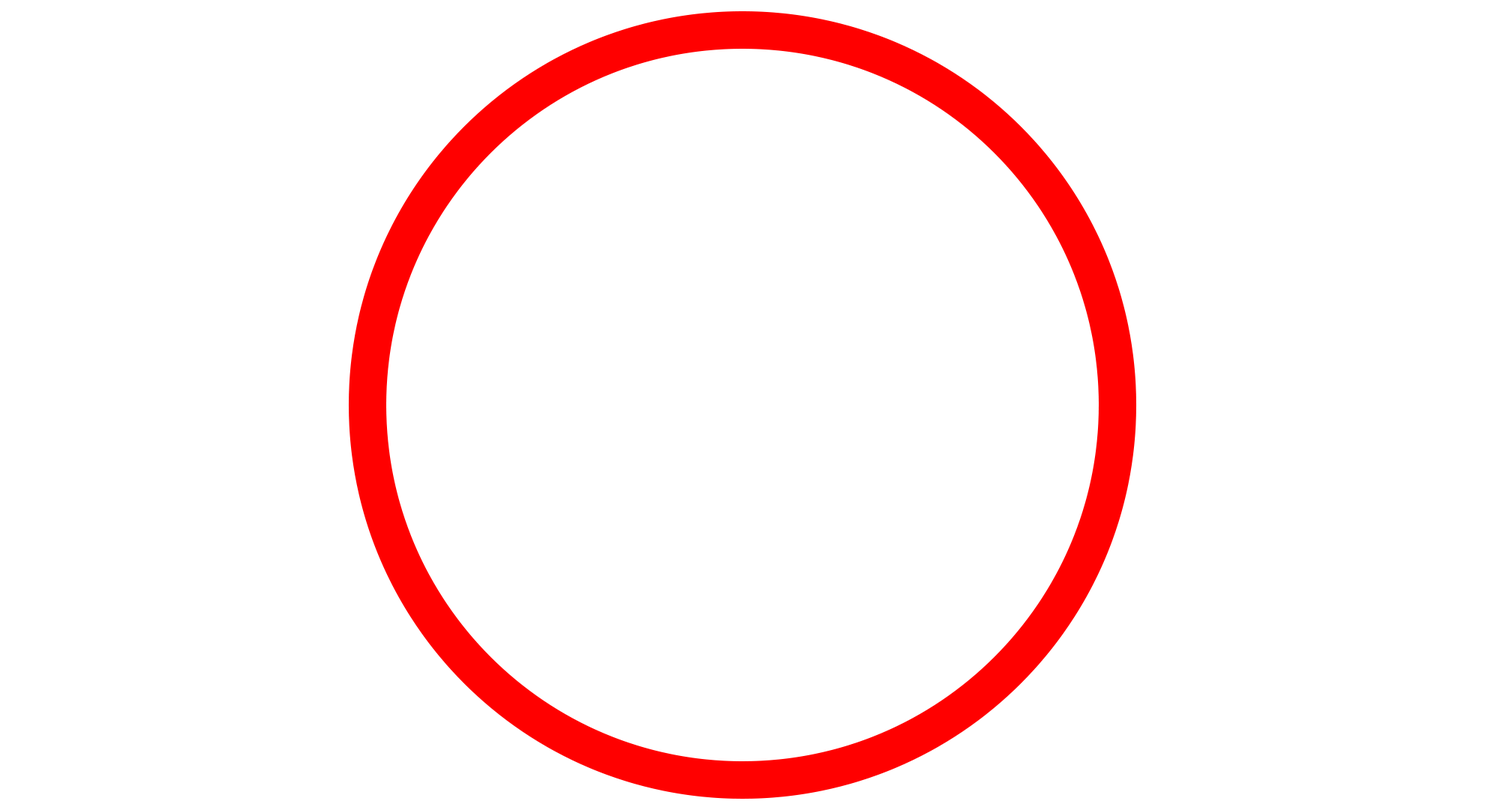
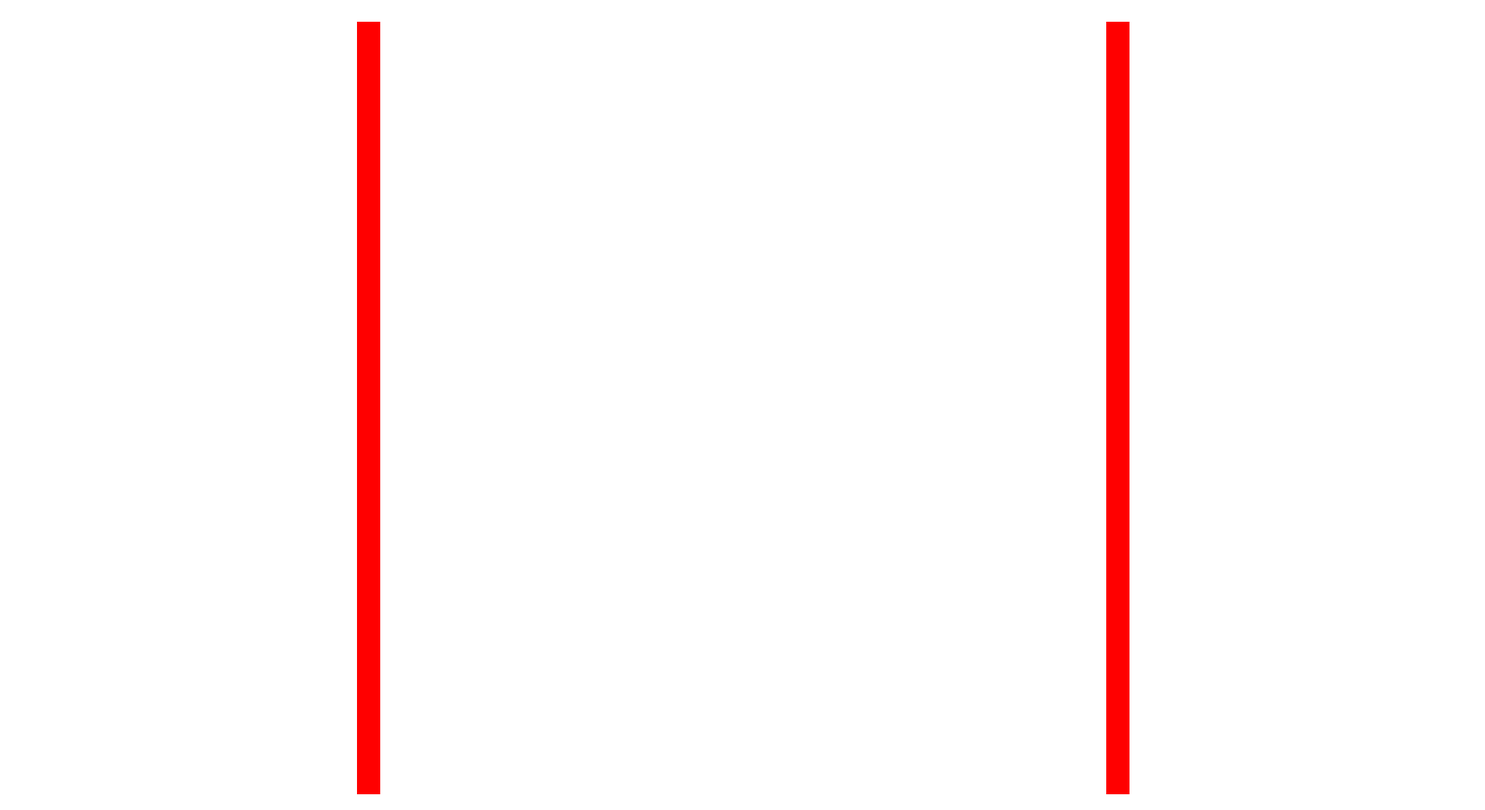
The second 1485x810 image is a revision of the first. Changes to its layers:
hid "NoteCircle", painted on it over [348, 11, 1137, 799]
added group "NoteSquareX" with 2 layers above "NoteSquareY" over [357, 21, 1130, 795]
added layer "NoteSquareRight" in group "NoteSquareX" over [1106, 21, 1130, 795]
added layer "NoteSquareLeft" in group "NoteSquareX" over [357, 21, 381, 795]
